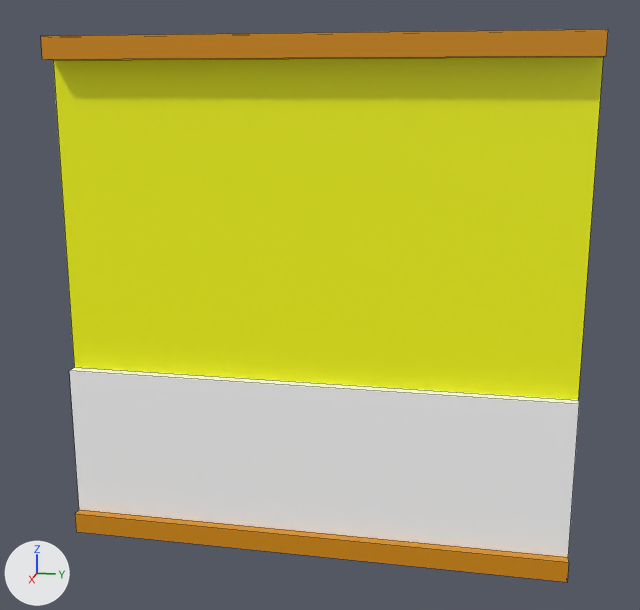
The FBX model RavenHill/Assets/3dModel/TileSetA/Mesh_Wall_a01.fbx: old version first, new version second.
Rendered twice from a 50 mm camera at (0.267, 0.081, 0.218) aimed at (-0.112, 0.005, 0.123). Arrows for +X, +Y and +Z are at lower left; the lights stay in place. Mesh edges are drawn as thin lines. Where no turn or scale is listed for an object, it has been applied to the vertices.

In view in the first picture: 'Mesh_Wall_a01'.
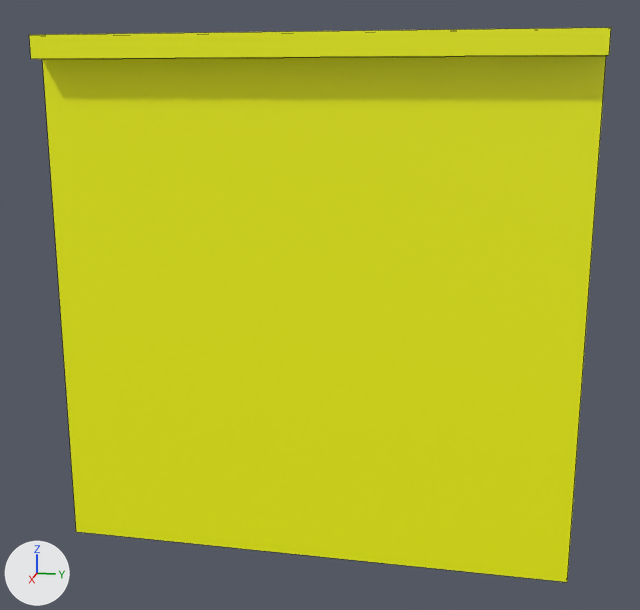
Location of each change, [x1, y1, x2, y2] in pixels of the pictures (640 x 610 px):
```json
{"object": "Mesh_Wall_a01", "change": "reshaped", "before": [41, 29, 608, 582], "after": [29, 28, 611, 582]}
```

Scene script edits in JSON lines:
```json
{"block": "me_mesh", "where": "# used by ob_mesh_wall_a01; location = (0.0, 0.0, 0.0)"}
{"op": "remove", "block": "me_mesh", "code": "me_mesh.from_pydata(...)  # 20 vertices, 9 faces; spans x -0.12..-0.11, y -0.12..0.12, z 0.0..0.24"}
{"op": "add", "block": "me_mesh", "code": "me_mesh.from_pydata(...)  # 16 vertices, 13 faces; spans x -0.12..-0.1, y -0.12..0.12, z 0.0..0.24"}
{"block": "me_mesh", "change": "me_mesh part 1"}
{"block": "me_mesh", "change": "8 vertices are removed from x -0.12..-0.11, y -0.12..0.12, z 0.01..0.084"}
{"block": "me_mesh", "change": "7 faces are deleted"}
{"block": "me_mesh", "change": "4 vertices are added at (-0.1, -0.12, 0.23), (-0.1, 0.12, 0.23), (-0.1, -0.12, 0.24), (-0.1, 0.12, 0.24)"}
{"block": "me_mesh", "change": "11 new faces join them"}
{"op": "remove", "block": "me_mesh", "code": "me_mesh.materials.append(mat_wood)  # orange #d88d00"}
{"op": "remove", "block": "me_mesh", "code": "me_mesh.materials.append(mat_marble01)  # white #ffffff"}
```
